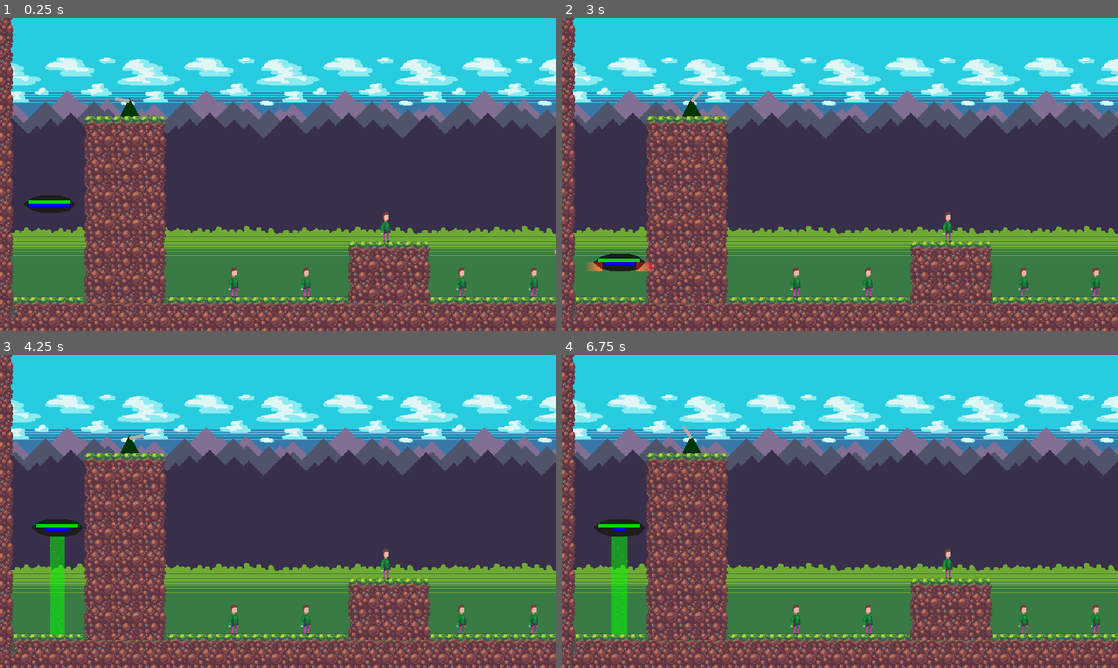
Above: before the commit, frames 1-4 (two rows, left to right).
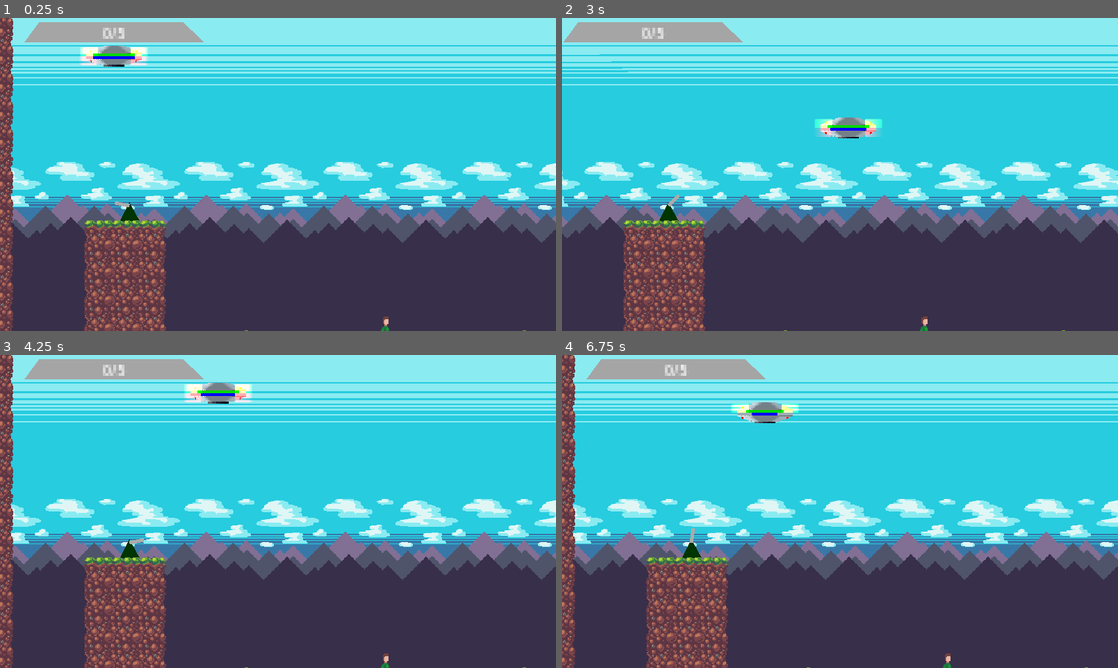
Above: after the commit, the same moments.

Repository: spilth/ufo-game
Game: Godot game, scene res://level1.tscn
The game is run twice, just before and just after one commit, with the same random seed, the same clock (stepped at 60 frames per second) and the same inputs.
Inputs:
- Up to frame 1 (0.25 s): no input
- Up to frame 2 (3 s): tap Enter at 0.5 s; hold D (right) 0.53-1.28 s; hold Space (beam) 0.53-1.28 s; hold S (down) 1.28-2.03 s; tap Space (beam) at 1.35, 2.85 s; hold D (right) 2.03-2.78 s; hold Space (beam) 2.03-2.78 s; hold W (up) from 2.78 s (still down)
- Up to frame 3 (4.25 s): release W (up) at 3.53 s; hold A (left) from 3.53 s (still down); hold Space (beam) from 3.53 s (still down)
- Up to frame 4 (6.75 s): release Space (beam) at 4.28 s; tap Space (beam) at 4.35, 5.85 s; release A (left) at 5.03 s; hold S (down) 5.03-5.78 s; hold Space (beam) 5.03-5.78 s; hold D (right) 5.78-6.53 s; hold W (up) from 6.53 s (still down); hold Space (beam) from 6.53 s (still down)

The runs differ from the first frame. In frame 1, 90% of the frame differs, in the area x 0-100%, y 0-100%; in frame 2, 91%; in frame 3, 90%; in frame 4, 90%.

Commit message:
Too close/far beaming sound, tweak colors

Diff:
--- a/character_body_2d.gd
+++ b/character_body_2d.gd
@@ -25,6 +25,7 @@
 @onready var close_right_light = $CloseRightLight
 @onready var far_left_light = $FarLeftLight
 @onready var far_right_light = $FarRightLight
+@onready var nope_sound = $NopeSound
 
 @export var mothership: Mothership
 
@@ -66,6 +67,9 @@
 			beam_collider.disabled = true
 			chomper_collider.disabled = true
 	else:
+		if Input.is_action_just_pressed("beam"):
+			nope_sound.play()
+
 		if too_close.is_colliding():
 			close_left_light.visible = true
 			close_right_light.visible = true
@@ -94,8 +98,8 @@
 	if energy < 0:
 		energy = 0
 
-	if energy < ENERGY_MAX && not beaming && not moving:
-		energy += ENERGY_RECHARGE_RATE * delta
+	if not beaming && not moving:
+		add_energy(ENERGY_RECHARGE_RATE * delta)
 
 	energy_line.width = 48.0  * energy / ENERGY_MAX
 	life_line.width = 48.0 * life / LIFE_MAX
@@ -106,6 +110,11 @@
 	life -= amount
 	if life <= 0:
 		health_depleted.emit()
+
+func add_energy(amount: float):
+	energy += amount
+	if energy > ENERGY_MAX:
+		energy = ENERGY_MAX
 
 func add_life(amount: float):
 	life += amount
--- a/level1.tscn
+++ b/level1.tscn
@@ -1963,7 +1963,7 @@
 position = Vector2(270, 597)
 
 [node name="Human2" parent="Humans" instance=ExtResource("2_qh63w")]
-position = Vector2(353, 597)
+position = Vector2(59, 595)
 
 [node name="Human3" parent="Humans" instance=ExtResource("2_qh63w")]
 position = Vector2(445, 534)
@@ -1975,7 +1975,7 @@
 position = Vector2(615, 595)
 
 [node name="UFO" parent="." node_paths=PackedStringArray("mothership") instance=ExtResource("1_ms4g5")]
-position = Vector2(57, 510)
+position = Vector2(131, 220)
 mothership = NodePath("../Mothership")
 
 [node name="RemoteTransform2D" type="RemoteTransform2D" parent="UFO"]
@@ -1987,7 +1987,7 @@
 layer_0/tile_data = PackedInt32Array(2490369, 65536, 3, 2555905, 65536, 4, 2621441, 65536, 5, 2490370, 131072, 3, 25559 …(5901 unchanged characters)…
 
 [node name="Camera2D" type="Camera2D" parent="."]
-position = Vector2(57, 510)
+position = Vector2(131, 220)
 zoom = Vector2(4, 4)
 limit_left = 0
 limit_top = 176
--- a/ufo.tscn
+++ b/ufo.tscn
@@ -1,8 +1,10 @@
-[gd_scene load_steps=13 format=3 uid="uid://o22ys2eyidp2"]
+[gd_scene load_steps=15 format=3 uid="uid://o22ys2eyidp2"]
 
 [ext_resource type="Script" path="res://character_body_2d.gd" id="1_eqyss"]
 [ext_resource type="AudioStream" uid="uid://cgbljwl8po6u5" path="res://beam.wav" id="2_a6b5k"]
+[ext_resource type="Texture2D" uid="uid://bcrltbh0cgtf5" path="res://ufo.png" id="2_i5urx"]
 [ext_resource type="AudioStream" uid="uid://dyi06rcb31fkr" path="res://chomper.wav" id="3_ffrlm"]
+[ext_resource type="AudioStream" uid="uid://bnqvh1fppr674" path="res://nope.wav" id="5_qm32l"]
 
 [sub_resource type="CapsuleShape2D" id="CapsuleShape2D_dt1yd"]
 
@@ -70,10 +72,6 @@
 scale = Vector2(1, 2)
 shape = SubResource("CapsuleShape2D_dt1yd")
 
-[node name="Polygon2D" type="Polygon2D" parent="."]
-color = Color(0.116741, 0.116741, 0.116741, 1)
-polygon = PackedVector2Array(0, -10, 11, -10, 22, -7, 30, 0, 22, 8, 11, 10, 0, 10, -10, 10, -21, 7, -30, 0, -21, -7, -10, -10)
-
 [node name="Beam" type="Area2D" parent="."]
 gravity_space_override = 1
 gravity_point_center = Vector2(2.08165e-12, -1)
@@ -87,7 +85,7 @@
 [node name="Line2D" type="Line2D" parent="Beam"]
 points = PackedVector2Array(0, 10, 0, 137)
 width = 18.419
-default_color = Color(0, 1, 0, 0.498039)
+default_color = Color(0, 0, 1, 0.498039)
 
 [node name="BeamSound" type="AudioStreamPlayer2D" parent="Beam"]
 stream = ExtResource("2_a6b5k")
@@ -113,7 +111,15 @@
 angular_velocity_min = -15.0
 angular_velocity_max = 15.0
 angle_max = 90.0
-color = Color(0, 1, 0, 1)
+color = Color(0.752941, 0.752941, 1, 1)
+
+[node name="Sprite2D" type="Sprite2D" parent="."]
+texture = ExtResource("2_i5urx")
+
+[node name="Polygon2D" type="Polygon2D" parent="."]
+visible = false
+color = Color(0.116741, 0.116741, 0.116741, 1)
+polygon = PackedVector2Array(0, -10, 11, -10, 22, -7, 30, 0, 22, 8, 11, 10, 0, 10, -10, 10, -21, 7, -30, 0, -21, -7, -10, -10)
 
 [node name="Chomper" type="Area2D" parent="."]
 
@@ -126,13 +132,13 @@
 
 [node name="LifeLine" type="Line2D" parent="."]
 position = Vector2(0, 2)
-points = PackedVector2Array(0, -2, 0, -6)
+points = PackedVector2Array(0, -2, 0, -5)
 width = 48.0
 default_color = Color(0, 0.839216, 0, 1)
 
 [node name="EnergyLine" type="Line2D" parent="."]
 position = Vector2(0, 2)
-points = PackedVector2Array(0, -2, 0, 2)
+points = PackedVector2Array(0, -2, 0, 1)
 width = 48.0
 default_color = Color(0, 0, 1, 1)
 
@@ -172,4 +178,7 @@
 energy = 4.0
 texture = SubResource("GradientTexture2D_715dy")
 
+[node name="NopeSound" type="AudioStreamPlayer2D" parent="."]
+stream = ExtResource("5_qm32l")
+
 [connection signal="body_entered" from="Chomper" to="." method="_on_chomper_body_entered"]
Not shown, added: nope.wav.import
Binary file added: ufo.png
Not shown, added: ufo.png.import
Not shown, added: nope.wav
